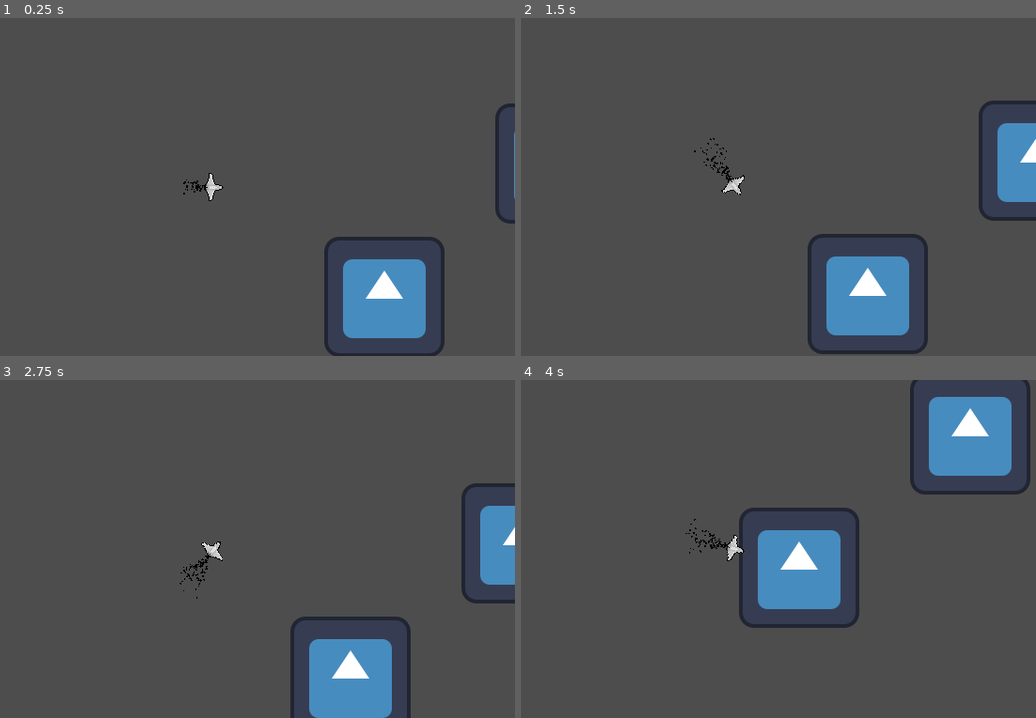
Above: before the commit, frames 1-4 (two rows, left to right).
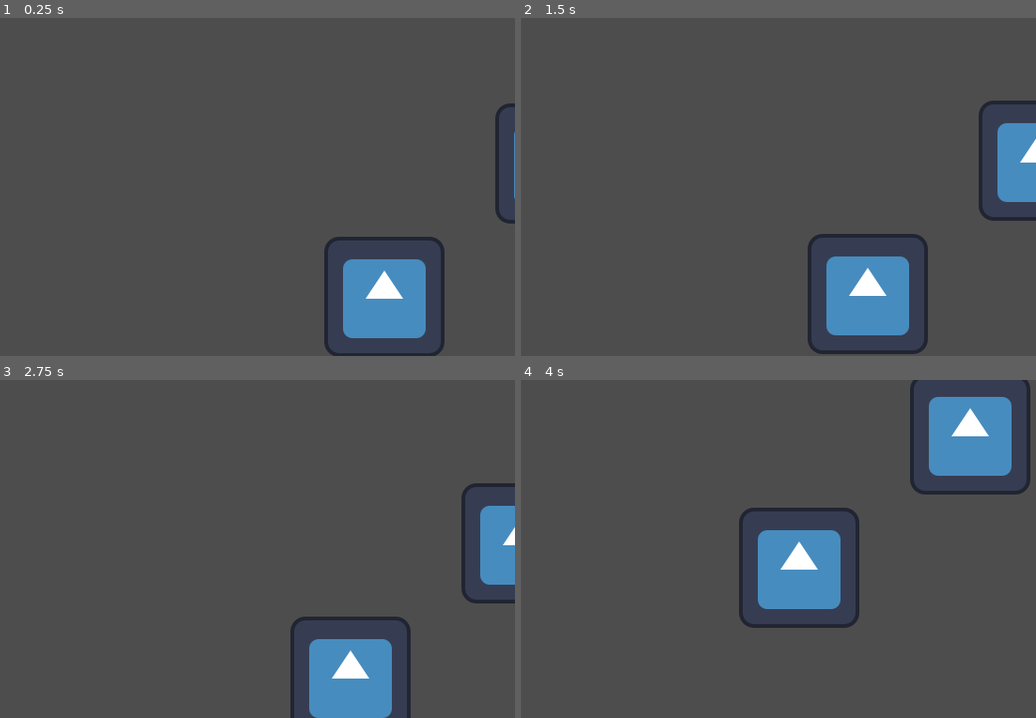
Above: after the commit, the same moments.

Repository: tdbbbfps/DogFight
Game: Godot game, scene res://main.tscn
The game is run twice, just before and just after one commit, with the same random seed, the same clock (stepped at 60 frames per second) and the same inputs. The project has no main scene, so this scene is started directly. The engine's default icon, where the game draws it, is replaced by a stand-in: a white triangle on a blue panel in a dark square.
Inputs (mouse positions are in pixels of both pictures, inside the frame that each line leads up to):
- Up to frame 1 (0.25 s): no input
- Up to frame 2 (1.5 s): move the mouse to (866, 170) at 0.52 s; hold W (Accelerate) 0.53-1.28 s; move the mouse to (613, 203) at 1.27 s
- Up to frame 3 (2.75 s): move the mouse to (272, 474) at 2.02 s; hold W (Accelerate) from 2.03 s (still down)
- Up to frame 4 (4 s): move the mouse to (706, 616) at 2.77 s; move the mouse to (917, 599) at 3.52 s; release W (Accelerate) at 3.53 s

The runs differ from the first frame. In frame 1, 0.2% of the frame differs, in the area x 35-44%, y 45-55%; in frame 2, 0.2%; in frame 3, 0.2%; in frame 4, 0.2%, in the area x 31-44%, y 41-54%.

Commit message:
add component stuffs

Diff:
--- /dev/null
+++ b/data/component_data.json
@@ -0,0 +1,14 @@
+{
+	"engine": {
+
+	},
+	"body": {
+
+	},
+	"wing": {
+
+	},
+	"weapon": {
+
+	}
+}
--- /dev/null
+++ b/entities/jets/component/body/jet_body.gd
@@ -0,0 +1,2 @@
+extends JetComponent
+class_name JetBody
--- /dev/null
+++ b/entities/jets/component/engine/jet_engine.gd
@@ -0,0 +1,2 @@
+extends JetComponent
+class_name JetEngine
--- /dev/null
+++ b/entities/jets/component/jet_component.gd
@@ -0,0 +1,20 @@
+extends Node
+class_name JetComponent
+
+@export var actor : Jet
+@export var rarity : String
+@export var stats : Dictionary
+signal _on_component_euqipped
+signal _on_component_removed
+
+
+# Apply component stats to actor.
+func apply_component():
+	for stat in stats:
+		actor.set(stat, actor.get(stat) + stats[stat])
+	_on_component_euqipped.emit()
+# Remove component stats to actor.
+func remove_component():
+	for stat in stats:
+		actor.set(stat, actor.get(stat) - stats[stat])
+	_on_component_removed.emit()
--- /dev/null
+++ b/entities/jets/component/weapon/jet_weapon.gd
@@ -0,0 +1,2 @@
+extends JetComponent
+class_name JetWeapon
--- /dev/null
+++ b/entities/jets/component/wing/jet_wing.gd
@@ -0,0 +1,2 @@
+extends JetComponent
+class_name JetWing
--- /dev/null
+++ b/entities/jets/jet.gd
@@ -0,0 +1,24 @@
+extends CharacterBody2D
+class_name Jet
+
+# Jet stats
+@export var max_hp : float = 100.0:
+	set(value):
+		max_hp = value
+var hp : float = max_hp:
+	set(value):
+		hp = value
+
+# Speed parameter
+@export var max_speed : float = 500.0 # Jet's maximum speed
+@export var min_speed : float = 100.0  # Jet's minimum speed`
+@export var accel : float = 100.0
+@export var decel : float = 50.0
+var current_speed : float = 0.0
+@export var rotation_speed : float = 5.0
+
+# Jet component
+@export var engine : JetEngine
+@export var wing : JetWing
+@export var weapon : JetWeapon
+@export var body : JetBody
--- a/entities/player/player.gd
+++ b/entities/jets/player/player.gd
@@ -1,12 +1,4 @@
-extends CharacterBody2D
-
-# Movement parameters.
-@export var max_speed : float = 500.0
-@export var accel : float = 100.0
-@export var decel : float = 50.0
-var current_speed : float = 0.0
-
-@export var rotation_speed : float = 5.0
+extends Jet
 
 func _physics_process(delta: float) -> void:
 	handle_flight(delta)
@@ -20,7 +12,7 @@
 		current_speed = move_toward(current_speed, max_speed, accel * delta)
 	else:
 		current_speed = move_toward(current_speed, 0, decel * delta)
-	print(current_speed)
+	#print(current_speed)
 
 func handle_rotation(delta : float) -> void:
 	"""使玩家轉向滑鼠方向"""
--- a/entities/player/player.tscn
+++ b/entities/jets/player/player.tscn
@@ -1,6 +1,6 @@
 [gd_scene load_steps=6 format=3 uid="uid://buvgww8vsn4ew"]
 
-[ext_resource type="Script" uid="uid://c563ukngn0cig" path="res://entities/player/player.gd" id="1_abrql"]
+[ext_resource type="Script" uid="uid://c563ukngn0cig" path="res://entities/jets/player/player.gd" id="1_abrql"]
 [ext_resource type="Texture2D" uid="uid://x8pduqo3jxj1" path="res://assets/Jets/BasicJet.png" id="1_symyc"]
 
 [sub_resource type="Animation" id="Animation_symyc"]
--- a/main.tscn
+++ b/main.tscn
@@ -1,6 +1,6 @@
 [gd_scene load_steps=3 format=3 uid="uid://bai7vrtpsl18e"]
 
-[ext_resource type="PackedScene" uid="uid://buvgww8vsn4ew" path="res://entities/player/player.tscn" id="1_ig7tw"]
+[ext_resource type="PackedScene" uid="uid://buvgww8vsn4ew" path="res://entities/jets/player/player.tscn" id="1_ig7tw"]
 [ext_resource type="Texture2D" uid="uid://ql8d3afxutha" path="res://icon.svg" id="2_0xm2m"]
 
 [node name="Main" type="Node2D"]
@@ -26,3 +26,4 @@
 texture = ExtResource("2_0xm2m")
 
 [node name="Player" parent="." instance=ExtResource("1_ig7tw")]
+visible = false
--- /dev/null
+++ b/manager/jet_component_manager/jet_component_manager.gd
@@ -0,0 +1,14 @@
+extends Node
+
+var data_path : String = "res://data/component_data.json"
+var componenet_data : Dictionary
+func _ready() -> void:
+	load_component_data()
+
+func load_component_data():
+	var file = FileAccess.open(data_path, FileAccess.READ)
+	var json = JSON.new()
+	var json_string = file.get_as_text()
+	file.close()
+	print(typeof(json_string))
+	prints(json_string)
--- a/project.godot
+++ b/project.godot
@@ -13,6 +13,10 @@
 config/name="DogFight"
 config/features=PackedStringArray("4.5", "Forward Plus")
 config/icon="res://icon.svg"
+
+[autoload]
+
+JetComponentManager="*res://manager/jet_component_manager/jet_component_manager.gd"
 
 [display]
 
Not shown, added: entities/jets/component/body/jet_body.gd.uid
Not shown, added: entities/jets/component/engine/jet_engine.gd.uid
Not shown, added: entities/jets/component/jet_component.gd.uid
Not shown, added: entities/jets/component/weapon/jet_weapon.gd.uid
Not shown, added: entities/jets/component/wing/jet_wing.gd.uid
Not shown, added: entities/jets/jet.gd.uid
Renamed: entities/player/player.gd.uid -> entities/jets/player/player.gd.uid
Not shown, added: manager/jet_component_manager/jet_component_manager.gd.uid
